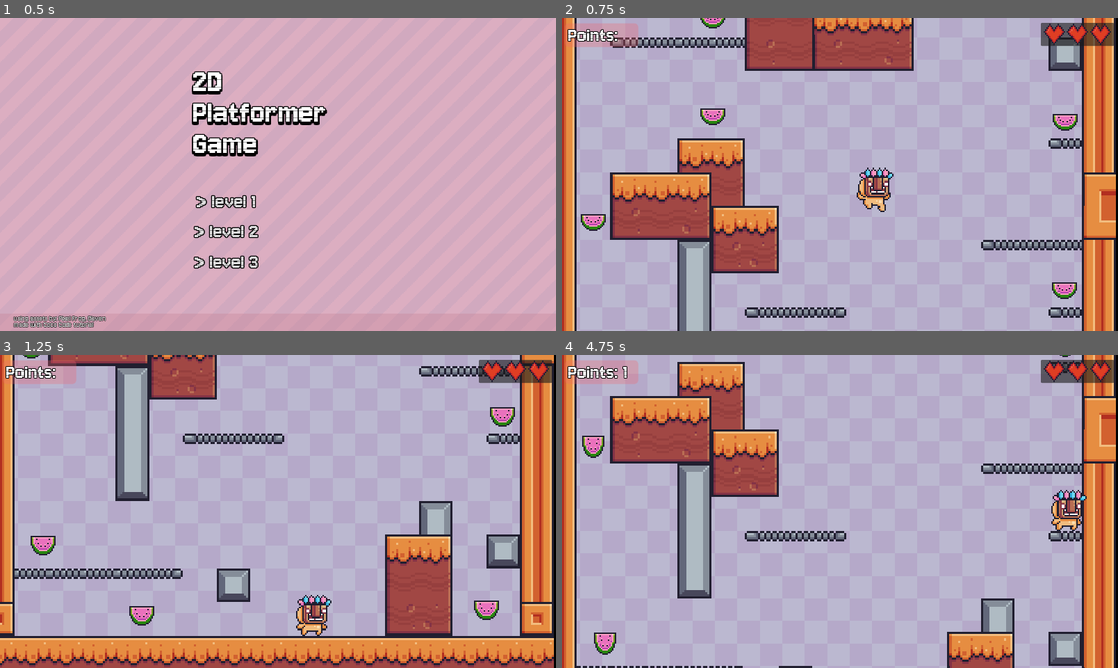
Above: before the commit, frames 1-4 (two rows, left to right).
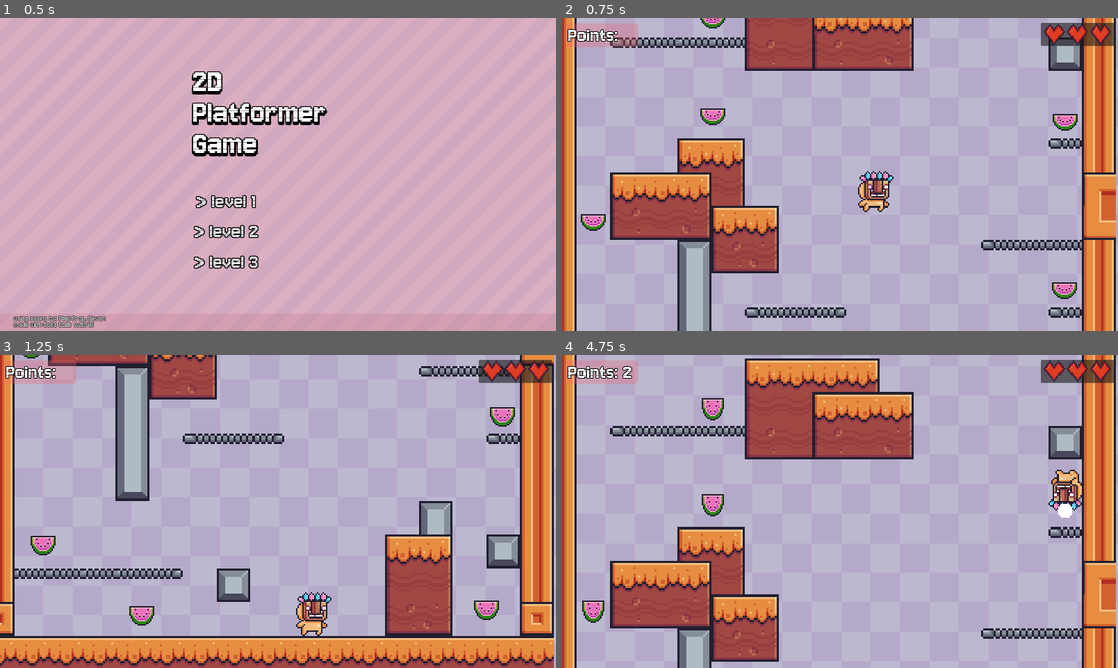
Above: after the commit, the same moments.

Repository: amok-s/2DPlatformerGame
Game: Godot game, scene res://scenes/main_menu.tscn
Two runs of this game, one before a commit and one after it. Both use one fixed random seed, a clock stepped at 60 frames per second and the inputs below. Sound files missing from this copy of the repository are replaced by a short silence.
Inputs:
- Up to frame 1 (0.5 s): no input
- Up to frame 2 (0.75 s): click "> level 3" at 0.5 s
- Up to frame 3 (1.25 s): no input
- Up to frame 4 (4.75 s): hold Right (right) 1.28-2.78 s; tap Space (jump) at 1.35, 1.52, 1.82, 2.1, 2.27, 2.57, 2.85, 3.6, 3.77, 4.07, 4.35, 4.52 s; hold Left (left) 2.78-3.53 s; hold Right (right) from 3.53 s (still down)

Frame 1 is identical in both runs. In frame 2, 0.8% of the frame differs, in the area x 53-100%, y 0-100%; in frame 3, 0.8%; in frame 4, 35%, in the area x 2-100%, y 0-100%.

Commit message:
Double jump, parallax and more
- added double jump and animations for it
- organized project files
- added mushroom hit animation
- added parallax background for level 1 and level 3

Diff:
--- a/scenes/collectable.gd
+++ b/scenes/collectable.gd
@@ -9,7 +9,7 @@
 
 func _on_body_entered(body):
 	if (body.name == "CharacterBody2D"):
-		animated_sprite_2d.animation= "collected"
+		animated_sprite_2d.animation = "collected"
 		game_manager.add_point()
 		pick_up.play(0)
 		collision_shape_2d.queue_free()
--- a/scenes/levels/level1.tscn
+++ b/scenes/levels/level1.tscn
@@ -66,14 +66,17 @@
 17:0/0/physics_layer_0/linear_velocity = Vector2(0, 0)
 17:0/0/physics_layer_0/angular_velocity = 0.0
 17:0/0/physics_layer_0/polygon_0/points = PackedVector2Array(-8, -2.5, -8, -8, 8, -8, 8, -2.625)
+17:0/0/physics_layer_0/polygon_0/one_way = true
 18:0/0 = 0
 18:0/0/physics_layer_0/linear_velocity = Vector2(0, 0)
 18:0/0/physics_layer_0/angular_velocity = 0.0
 18:0/0/physics_layer_0/polygon_0/points = PackedVector2Array(-8, -2.5, -8, -8, 8, -8, 8, -2.625)
+18:0/0/physics_layer_0/polygon_0/one_way = true
 19:0/0 = 0
 19:0/0/physics_layer_0/linear_velocity = Vector2(0, 0)
 19:0/0/physics_layer_0/angular_velocity = 0.0
 19:0/0/physics_layer_0/polygon_0/points = PackedVector2Array(-8, -2.5, -8, -8, 8, -8, 8, -2.625)
+19:0/0/physics_layer_0/polygon_0/one_way = true
 0:1/0 = 0
 0:1/0/physics_layer_0/linear_velocity = Vector2(0, 0)
 0:1/0/physics_layer_0/angular_velocity = 0.0
@@ -125,14 +128,17 @@
 17:1/0/physics_layer_0/linear_velocity = Vector2(0, 0)
 17:1/0/physics_layer_0/angular_velocity = 0.0
 17:1/0/physics_layer_0/polygon_0/points = PackedVector2Array(-8, -2.5, -8, -8, 8, -8, 8, -2.625)
+17:1/0/physics_layer_0/polygon_0/one_way = true
 18:1/0 = 0
 18:1/0/physics_layer_0/linear_velocity = Vector2(0, 0)
 18:1/0/physics_layer_0/angular_velocity = 0.0
 18:1/0/physics_layer_0/polygon_0/points = PackedVector2Array(-8, -2.5, -8, -8, 8, -8, 8, -2.625)
+18:1/0/physics_layer_0/polygon_0/one_way = true
 19:1/0 = 0
 19:1/0/physics_layer_0/linear_velocity = Vector2(0, 0)
 19:1/0/physics_layer_0/angular_velocity = 0.0
-19:1/0/physics_layer_0/polygon_0/points = PackedVector2Array(-8, -2.5, -8, -8, 8, -8, 8, -2.625)
+19:1/0/physics_layer_0/polygon_0/points = PackedVector2Array(-8, -8, 8, -8, 8, -3, -8, -3)
+19:1/0/physics_layer_0/polygon_0/one_way = true
 0:2/0 = 0
 0:2/0/physics_layer_0/linear_velocity = Vector2(0, 0)
 0:2/0/physics_layer_0/angular_velocity = 0.0
@@ -501,11 +507,12 @@
 [node name="GameManager" type="Node" parent="." node_paths=PackedStringArray("hearts")]
 unique_name_in_owner = true
 script = ExtResource("1_wryh3")
-hearts = [NodePath("../UI/HeartsPanel/HBoxContainer/Heart"), NodePath("../UI/HeartsPanel/HBoxContainer/Heart2"), NodePath("../UI/HeartsPanel/HBoxContainer/Heart3")]
+hearts = [NodePath("../UI/CoinsPanel/HeartsPanel/HBoxContainer/Heart"), NodePath("../UI/CoinsPanel/HeartsPanel/HBoxContainer/Heart2"), NodePath("../UI/CoinsPanel/HeartsPanel/HBoxContainer/Heart3")]
 
 [node name="Scene Objects" type="Node" parent="."]
 
 [node name="Background" type="TextureRect" parent="Scene Objects"]
+visible = false
 texture_filter = 1
 anchors_preset = 15
 anchor_right = 1.0
@@ -536,6 +543,10 @@
 limit_bottom = 672
 position_smoothing_enabled = true
 position_smoothing_speed = 6.0
+drag_horizontal_enabled = true
+drag_vertical_enabled = true
+drag_horizontal_offset = 0.17
+drag_vertical_offset = -0.06
 
 [node name="Collectables group" type="Node" parent="Scene Objects"]
 
@@ -608,6 +619,19 @@
 
 [node name="MushroomEnemy4" parent="Scene Objects/Enemies group" instance=ExtResource("8_r8qe0")]
 position = Vector2(1436, -146)
+
+[node name="ParallaxBackground" type="ParallaxBackground" parent="Scene Objects"]
+
+[node name="ParallaxLayer" type="ParallaxLayer" parent="Scene Objects/ParallaxBackground"]
+motion_scale = Vector2(0.8, 0.4)
+motion_mirroring = Vector2(1024, 1024)
+
+[node name="Sprite2D" type="Sprite2D" parent="Scene Objects/ParallaxBackground/ParallaxLayer"]
+texture_repeat = 2
+texture = ExtResource("2_0r8cn")
+centered = false
+region_enabled = true
+region_rect = Rect2(0, 0, 2048, 1024)
 
 [node name="UI" type="CanvasLayer" parent="."]
 
@@ -636,17 +660,15 @@
 text = "Points:"
 vertical_alignment = 1
 
-[node name="HeartsPanel" type="Panel" parent="UI"]
-anchors_preset = 1
-anchor_left = 1.0
-anchor_right = 1.0
-offset_left = -160.0
-offset_top = 10.0
-offset_right = -8.0
-offset_bottom = 58.0
-grow_horizontal = 0
-
-[node name="HBoxContainer" type="HBoxContainer" parent="UI/HeartsPanel"]
+[node name="HeartsPanel" type="Panel" parent="UI/CoinsPanel"]
+layout_mode = 0
+offset_left = 981.0
+offset_top = -5.0
+offset_right = 1133.0
+offset_bottom = 44.0
+theme_override_styles/panel = SubResource("StyleBoxFlat_pe8tn")
+
+[node name="HBoxContainer" type="HBoxContainer" parent="UI/CoinsPanel/HeartsPanel"]
 layout_mode = 1
 anchors_preset = 8
 anchor_left = 0.5
@@ -660,19 +682,19 @@
 grow_horizontal = 2
 grow_vertical = 2
 
-[node name="Heart" type="TextureRect" parent="UI/HeartsPanel/HBoxContainer"]
+[node name="Heart" type="TextureRect" parent="UI/CoinsPanel/HeartsPanel/HBoxContainer"]
 texture_filter = 1
 layout_mode = 2
 texture = ExtResource("9_axadg")
 expand_mode = 2
 
-[node name="Heart2" type="TextureRect" parent="UI/HeartsPanel/HBoxContainer"]
+[node name="Heart2" type="TextureRect" parent="UI/CoinsPanel/HeartsPanel/HBoxContainer"]
 texture_filter = 1
 layout_mode = 2
 texture = ExtResource("9_axadg")
 expand_mode = 2
 
-[node name="Heart3" type="TextureRect" parent="UI/HeartsPanel/HBoxContainer"]
+[node name="Heart3" type="TextureRect" parent="UI/CoinsPanel/HeartsPanel/HBoxContainer"]
 texture_filter = 1
 layout_mode = 2
 texture = ExtResource("9_axadg")
--- a/scenes/levels/level3.tscn
+++ b/scenes/levels/level3.tscn
@@ -176,14 +176,17 @@
 17:2/0/physics_layer_0/linear_velocity = Vector2(0, 0)
 17:2/0/physics_layer_0/angular_velocity = 0.0
 17:2/0/physics_layer_0/polygon_0/points = PackedVector2Array(-8, -8, 8, -8, 8, -3.125, -8, -3.125)
+17:2/0/physics_layer_0/polygon_0/one_way = true
 18:2/0 = 0
 18:2/0/physics_layer_0/linear_velocity = Vector2(0, 0)
 18:2/0/physics_layer_0/angular_velocity = 0.0
 18:2/0/physics_layer_0/polygon_0/points = PackedVector2Array(-8, -8, 8, -8, 8, -3.125, -8, -3.125)
+18:2/0/physics_layer_0/polygon_0/one_way = true
 19:2/0 = 0
 19:2/0/physics_layer_0/linear_velocity = Vector2(0, 0)
 19:2/0/physics_layer_0/angular_velocity = 0.0
 19:2/0/physics_layer_0/polygon_0/points = PackedVector2Array(-8, -8, 8, -8, 8, -3.125, -8, -3.125)
+19:2/0/physics_layer_0/polygon_0/one_way = true
 0:4/0 = 0
 0:4/0/physics_layer_0/linear_velocity = Vector2(0, 0)
 0:4/0/physics_layer_0/angular_velocity = 0.0
@@ -593,6 +596,7 @@
 [node name="Scene Objects" type="Node" parent="."]
 
 [node name="TextureRect" type="TextureRect" parent="Scene Objects"]
+visible = false
 texture_filter = 1
 anchors_preset = 15
 anchor_right = 1.0
@@ -705,6 +709,21 @@
 [node name="Finish" parent="Scene Objects" instance=ExtResource("6_v47ds")]
 position = Vector2(147, 25)
 target_level = ExtResource("7_thj5b")
+
+[node name="ParallaxBackground" type="ParallaxBackground" parent="Scene Objects"]
+
+[node name="ParallaxLayer" type="ParallaxLayer" parent="Scene Objects/ParallaxBackground"]
+motion_scale = Vector2(0.3, 0.4)
+motion_mirroring = Vector2(1024, 2048)
+
+[node name="Sprite2D" type="Sprite2D" parent="Scene Objects/ParallaxBackground/ParallaxLayer"]
+texture_repeat = 2
+position = Vector2(-450, -135)
+scale = Vector2(1.3125, 1.3125)
+texture = ExtResource("2_wxq7f")
+centered = false
+region_enabled = true
+region_rect = Rect2(0, 0, 1024, 2048)
 
 [node name="UI" type="CanvasLayer" parent="."]
 
--- a/scenes/main_character.gd
+++ b/scenes/main_character.gd
@@ -11,6 +11,8 @@
 
 # Get the gravity from the project settings to be synced with RigidBody nodes.
 var gravity = ProjectSettings.get_setting("physics/2d/default_gravity")
+var jump_count = 0
+var taking_damage = false
 
 func jump():
 	velocity.y = -550
@@ -19,24 +21,38 @@
 	velocity.y = -550
 	velocity.x = x
 
+
+
 func _physics_process(delta):
-	#Animations
-	if (velocity.x > 1 || velocity.x < -1):
-		sprite_2d.animation = "running"
-	else:
-		sprite_2d.animation = "default"
-	# Add the gravity.
+	#Gravity and animations
+	if is_on_floor():
+		jump_count = 0
+
+		if (velocity.x > 1 || velocity.x < -1):
+			sprite_2d.animation = "running"
+		else:
+			sprite_2d.animation = "default"
+
 	if not is_on_floor():
 		velocity.y += gravity * delta
-		if (velocity.y < 0):
+		# More animations(velocity.y < 0)
+		if (jump_count == 1):
 			sprite_2d.animation = "jumping"
-		else:
+		if (jump_count == 2):
+			sprite_2d.play("double_jumping")
+		if (velocity.y > 0) and (jump_count == 1):
 			sprite_2d.animation = "fall"
 
+
+
+
 	# Handle jump.
-	if Input.is_action_just_pressed("jump") and is_on_floor():
+	if Input.is_action_just_pressed("jump") and jump_count < 2:
 		velocity.y = JUMP_VELOCITY
 		jump_sound.play(0)
+		jump_count += 1
+
+
 
 	# As good practice, you should replace UI actions with custom gameplay actions.
 	var direction = Input.get_axis("left", "right")
--- a/scenes/main_character.tscn
+++ b/scenes/main_character.tscn
@@ -1,110 +1,164 @@
-[gd_scene load_steps=34 format=3 uid="uid://brnrrjstww3s4"]
+[gd_scene load_steps=49 format=3 uid="uid://brnrrjstww3s4"]
 
 [ext_resource type="Script" path="res://scenes/main_character.gd" id="1_nvhje"]
-[ext_resource type="Texture2D" uid="uid://c52so222ka0yj" path="res://assets/Idle (32x32).png" id="2_0f1ue"]
-[ext_resource type="Texture2D" uid="uid://m31cirilyjw8" path="res://assets/Fall (32x32).png" id="3_ht5rm"]
-[ext_resource type="Texture2D" uid="uid://dit4bqa0tm1ur" path="res://assets/Jump (32x32).png" id="4_m0l8r"]
-[ext_resource type="Texture2D" uid="uid://62py5vgap5qa" path="res://assets/Run (32x32).png" id="5_qni8l"]
+[ext_resource type="Texture2D" uid="uid://c52so222ka0yj" path="res://assets/MainCharacter/Idle (32x32).png" id="2_o2har"]
+[ext_resource type="Texture2D" uid="uid://dvrxwcty3e55i" path="res://assets/MainCharacter/Double Jump (32x32).png" id="3_eyb0v"]
+[ext_resource type="Texture2D" uid="uid://m31cirilyjw8" path="res://assets/MainCharacter/Fall (32x32).png" id="3_t1hj8"]
+[ext_resource type="Texture2D" uid="uid://dit4bqa0tm1ur" path="res://assets/MainCharacter/Jump (32x32).png" id="4_18mus"]
+[ext_resource type="Texture2D" uid="uid://5qbud7u2tixs" path="res://assets/MainCharacter/Hit (32x32).png" id="5_4042q"]
+[ext_resource type="Texture2D" uid="uid://62py5vgap5qa" path="res://assets/MainCharacter/Run (32x32).png" id="5_kivnf"]
 [ext_resource type="AudioStream" uid="uid://dan582oirr1yg" path="res://assets/sounds/jump.mp3" id="6_1k6s1"]
 
 [sub_resource type="AtlasTexture" id="AtlasTexture_teqvp"]
-atlas = ExtResource("2_0f1ue")
+atlas = ExtResource("2_o2har")
 region = Rect2(0, 0, 32, 32)
 
 [sub_resource type="AtlasTexture" id="AtlasTexture_xi7td"]
-atlas = ExtResource("2_0f1ue")
+atlas = ExtResource("2_o2har")
 region = Rect2(32, 0, 32, 32)
 
 [sub_resource type="AtlasTexture" id="AtlasTexture_4w7tl"]
-atlas = ExtResource("2_0f1ue")
+atlas = ExtResource("2_o2har")
 region = Rect2(64, 0, 32, 32)
 
 [sub_resource type="AtlasTexture" id="AtlasTexture_j5hiu"]
-atlas = ExtResource("2_0f1ue")
+atlas = ExtResource("2_o2har")
 region = Rect2(96, 0, 32, 32)
 
 [sub_resource type="AtlasTexture" id="AtlasTexture_mtk82"]
-atlas = ExtResource("2_0f1ue")
+atlas = ExtResource("2_o2har")
 region = Rect2(128, 0, 32, 32)
 
 [sub_resource type="AtlasTexture" id="AtlasTexture_l43rj"]
-atlas = ExtResource("2_0f1ue")
+atlas = ExtResource("2_o2har")
 region = Rect2(160, 0, 32, 32)
 
 [sub_resource type="AtlasTexture" id="AtlasTexture_vbnvc"]
-atlas = ExtResource("2_0f1ue")
+atlas = ExtResource("2_o2har")
 region = Rect2(192, 0, 32, 32)
 
 [sub_resource type="AtlasTexture" id="AtlasTexture_xsfqq"]
-atlas = ExtResource("2_0f1ue")
+atlas = ExtResource("2_o2har")
 region = Rect2(224, 0, 32, 32)
 
 [sub_resource type="AtlasTexture" id="AtlasTexture_so8yd"]
-atlas = ExtResource("2_0f1ue")
+atlas = ExtResource("2_o2har")
 region = Rect2(256, 0, 32, 32)
 
 [sub_resource type="AtlasTexture" id="AtlasTexture_f60cp"]
-atlas = ExtResource("2_0f1ue")
+atlas = ExtResource("2_o2har")
 region = Rect2(288, 0, 32, 32)
 
 [sub_resource type="AtlasTexture" id="AtlasTexture_s06pg"]
-atlas = ExtResource("2_0f1ue")
+atlas = ExtResource("2_o2har")
 region = Rect2(320, 0, 32, 32)
 
+[sub_resource type="AtlasTexture" id="AtlasTexture_7rsbr"]
+atlas = ExtResource("3_eyb0v")
+region = Rect2(0, 0, 32, 32)
+
+[sub_resource type="AtlasTexture" id="AtlasTexture_e2der"]
+atlas = ExtResource("3_eyb0v")
+region = Rect2(32, 0, 32, 32)
+
+[sub_resource type="AtlasTexture" id="AtlasTexture_p0sjt"]
+atlas = ExtResource("3_eyb0v")
+region = Rect2(64, 0, 32, 32)
+
+[sub_resource type="AtlasTexture" id="AtlasTexture_8r24e"]
+atlas = ExtResource("3_eyb0v")
+region = Rect2(96, 0, 32, 32)
+
+[sub_resource type="AtlasTexture" id="AtlasTexture_ab1h5"]
+atlas = ExtResource("3_eyb0v")
+region = Rect2(128, 0, 32, 32)
+
+[sub_resource type="AtlasTexture" id="AtlasTexture_u7bpm"]
+atlas = ExtResource("3_eyb0v")
+region = Rect2(160, 0, 32, 32)
+
 [sub_resource type="AtlasTexture" id="AtlasTexture_spoqq"]
-atlas = ExtResource("3_ht5rm")
-region = Rect2(0, 0, 32, 32)
+atlas = ExtResource("3_t1hj8")
+region = Rect2(0, 0, 32, 32)
+
+[sub_resource type="AtlasTexture" id="AtlasTexture_y2blf"]
+atlas = ExtResource("5_4042q")
+region = Rect2(0, 0, 32, 32)
+
+[sub_resource type="AtlasTexture" id="AtlasTexture_px1br"]
+atlas = ExtResource("5_4042q")
+region = Rect2(32, 0, 32, 32)
+
+[sub_resource type="AtlasTexture" id="AtlasTexture_fl0ch"]
+atlas = ExtResource("5_4042q")
+region = Rect2(64, 0, 32, 32)
+
+[sub_resource type="AtlasTexture" id="AtlasTexture_yc5yt"]
+atlas = ExtResource("5_4042q")
+region = Rect2(96, 0, 32, 32)
+
+[sub_resource type="AtlasTexture" id="AtlasTexture_7rkm5"]
+atlas = ExtResource("5_4042q")
+region = Rect2(128, 0, 32, 32)
+
+[sub_resource type="AtlasTexture" id="AtlasTexture_8kgah"]
+atlas = ExtResource("5_4042q")
+region = Rect2(160, 0, 32, 32)
+
+[sub_resource type="AtlasTexture" id="AtlasTexture_k7opm"]
+atlas = ExtResource("5_4042q")
+region = Rect2(192, 0, 32, 32)
 
 [sub_resource type="AtlasTexture" id="AtlasTexture_kkysr"]
-atlas = ExtResource("4_m0l8r")
+atlas = ExtResource("4_18mus")
 region = Rect2(0, 0, 32, 32)
 
 [sub_resource type="AtlasTexture" id="AtlasTexture_t0rt0"]
-atlas = ExtResource("5_qni8l")
+atlas = ExtResource("5_kivnf")
 region = Rect2(0, 0, 32, 32)
 
 [sub_resource type="AtlasTexture" id="AtlasTexture_chq76"]
-atlas = ExtResource("5_qni8l")
+atlas = ExtResource("5_kivnf")
 region = Rect2(32, 0, 32, 32)
 
 [sub_resource type="AtlasTexture" id="AtlasTexture_tdl8u"]
-atlas = ExtResource("5_qni8l")
+atlas = ExtResource("5_kivnf")
 region = Rect2(64, 0, 32, 32)
 
 [sub_resource type="AtlasTexture" id="AtlasTexture_5bpry"]
-atlas = ExtResource("5_qni8l")
+atlas = ExtResource("5_kivnf")
 region = Rect2(96, 0, 32, 32)
 
 [sub_resource type="AtlasTexture" id="AtlasTexture_46jo7"]
-atlas = ExtResource("5_qni8l")
+atlas = ExtResource("5_kivnf")
 region = Rect2(128, 0, 32, 32)
 
 [sub_resource type="AtlasTexture" id="AtlasTexture_ejbvf"]
-atlas = ExtResource("5_qni8l")
+atlas = ExtResource("5_kivnf")
 region = Rect2(160, 0, 32, 32)
 
 [sub_resource type="AtlasTexture" id="AtlasTexture_3b411"]
-atlas = ExtResource("5_qni8l")
+atlas = ExtResource("5_kivnf")
 region = Rect2(192, 0, 32, 32)
 
 [sub_resource type="AtlasTexture" id="AtlasTexture_yubo7"]
-atlas = ExtResource("5_qni8l")
+atlas = ExtResource("5_kivnf")
 region = Rect2(224, 0, 32, 32)
 
 [sub_resource type="AtlasTexture" id="AtlasTexture_svpd0"]
-atlas = ExtResource("5_qni8l")
+atlas = ExtResource("5_kivnf")
 region = Rect2(256, 0, 32, 32)
 
 [sub_resource type="AtlasTexture" id="AtlasTexture_1kesp"]
-atlas = ExtResource("5_qni8l")
+atlas = ExtResource("5_kivnf")
 region = Rect2(288, 0, 32, 32)
 
 [sub_resource type="AtlasTexture" id="AtlasTexture_2ebny"]
-atlas = ExtResource("5_qni8l")
+atlas = ExtResource("5_kivnf")
 region = Rect2(320, 0, 32, 32)
 
 [sub_resource type="AtlasTexture" id="AtlasTexture_fff8e"]
-atlas = ExtResource("5_qni8l")
+atlas = ExtResource("5_kivnf")
 region = Rect2(352, 0, 32, 32)
 
 [sub_resource type="SpriteFrames" id="SpriteFrames_jacn6"]
@@ -149,11 +203,60 @@
 }, {
 "frames": [{
 "duration": 1.0,
+"texture": SubResource("AtlasTexture_7rsbr")
+}, {
+"duration": 1.0,
+"texture": SubResource("AtlasTexture_e2der")
+}, {
+"duration": 1.0,
+"texture": SubResource("AtlasTexture_p0sjt")
+}, {
+"duration": 1.0,
+"texture": SubResource("AtlasTexture_8r24e")
+}, {
+"duration": 1.0,
+"texture": SubResource("AtlasTexture_ab1h5")
+}, {
+"duration": 1.0,
+"texture": SubResource("AtlasTexture_u7bpm")
+}],
+"loop": false,
+"name": &"double_jumping",
+"speed": 15.0
+}, {
+"frames": [{
+"duration": 1.0,
 "texture": SubResource("AtlasTexture_spoqq")
 }],
 "loop": true,
 "name": &"fall",
 "speed": 5.0
+}, {
+"frames": [{
+"duration": 1.0,
+"texture": SubResource("AtlasTexture_y2blf")
+}, {
+"duration": 1.0,
+"texture": SubResource("AtlasTexture_px1br")
+}, {
+"duration": 1.0,
+"texture": SubResource("AtlasTexture_fl0ch")
+}, {
+"duration": 1.0,
+"texture": SubResource("AtlasTexture_yc5yt")
+}, {
+"duration": 1.0,
+"texture": SubResource("AtlasTexture_7rkm5")
+}, {
+"duration": 1.0,
+"texture": SubResource("AtlasTexture_8kgah")
+}, {
+"duration": 1.0,
+"texture": SubResource("AtlasTexture_k7opm")
+}],
+"loop": true,
+"name": &"hit",
+"speed": 12.0
 }, {
 "frames": [{
 "duration": 1.0,
@@ -216,6 +319,7 @@
 position = Vector2(58, 144)
 scale = Vector2(2.09375, 2.09375)
 sprite_frames = SubResource("SpriteFrames_jacn6")
+animation = &"hit"
 autoplay = "default"
 
 [node name="CollisionShape2D" type="CollisionShape2D" parent="."]
--- a/scenes/mushroom_enemy.gd
+++ b/scenes/mushroom_enemy.gd
@@ -1,5 +1,7 @@
 extends RigidBody2D
 @onready var game_manager = %GameManager
+@onready var animated_sprite_2d = $AnimatedSprite2D
+
 
 # Called when the node enters the scene tree for the first time.
 func _ready():
@@ -11,19 +13,25 @@
 	pass
 
 
+
 func _on_area_2d_body_entered(body):
 	if (body.name == "CharacterBody2D"):
 		var y_delta = position.y - body.position.y
 		var x_delta = body.position.x - position.x
 		if (y_delta > -247):
+			print (y_delta)
 			print ("Destroy enemy")
+			body.jump()
+			animated_sprite_2d.play("hit")
+			await get_tree().create_timer(0.35).timeout
 			queue_free()
-			body.jump()
 		else:
 			print ("Decrease player health")
 			game_manager.decrease_health()
 			print (x_delta)
-			if (x_delta < 550):
+			if (x_delta < 600): #if player touch enemy from the left
+				print ("w lewo")
+				body.jump_side(-500)
+			else: #approaching ftom the right
+				print ("w prawo")
 				body.jump_side(500)
-			else:
-				body.jump_side(-500)
--- a/scenes/mushroom_enemy.tscn
+++ b/scenes/mushroom_enemy.tscn
@@ -1,7 +1,28 @@
-[gd_scene load_steps=20 format=3 uid="uid://tsl01q3acwmc"]
+[gd_scene load_steps=26 format=3 uid="uid://tsl01q3acwmc"]
 
 [ext_resource type="Texture2D" uid="uid://dk3uogutcdk88" path="res://assets/Mushroom/Idle (32x32).png" id="1_ga28d"]
 [ext_resource type="Script" path="res://scenes/mushroom_enemy.gd" id="1_rq5co"]
+[ext_resource type="Texture2D" uid="uid://s4ar6ipcmify" path="res://assets/Mushroom/Hit.png" id="2_3awl1"]
+
+[sub_resource type="AtlasTexture" id="AtlasTexture_ms4sq"]
+atlas = ExtResource("2_3awl1")
+region = Rect2(128, 0, 32, 32)
+
+[sub_resource type="AtlasTexture" id="AtlasTexture_lxs1n"]
+atlas = ExtResource("2_3awl1")
+region = Rect2(96, 0, 32, 32)
+
+[sub_resource type="AtlasTexture" id="AtlasTexture_dyedd"]
+atlas = ExtResource("2_3awl1")
+region = Rect2(64, 0, 32, 32)
+
+[sub_resource type="AtlasTexture" id="AtlasTexture_ardjg"]
+atlas = ExtResource("2_3awl1")
+region = Rect2(32, 0, 32, 32)
+
+[sub_resource type="AtlasTexture" id="AtlasTexture_ktiyr"]
+atlas = ExtResource("2_3awl1")
+region = Rect2(0, 0, 32, 32)
 
 [sub_resource type="AtlasTexture" id="AtlasTexture_wpuia"]
 atlas = ExtResource("1_ga28d")
@@ -63,6 +84,26 @@
 animations = [{
 "frames": [{
 "duration": 1.0,
+"texture": SubResource("AtlasTexture_ms4sq")
+}, {
+"duration": 1.0,
+"texture": SubResource("AtlasTexture_lxs1n")
+}, {
+"duration": 1.0,
+"texture": SubResource("AtlasTexture_dyedd")
+}, {
+"duration": 1.0,
+"texture": SubResource("AtlasTexture_ardjg")
+}, {
+"duration": 1.0,
+"texture": SubResource("AtlasTexture_ktiyr")
+}],
+"loop": true,
+"name": &"hit",
+"speed": 12.0
+}, {
+"frames": [{
+"duration": 1.0,
 "texture": SubResource("AtlasTexture_wpuia")
 }, {
 "duration": 1.0,
@@ -106,7 +147,7 @@
 }],
 "loop": true,
 "name": &"idle",
-"speed": 12.0
+"speed": 15.0
 }]
 
 [sub_resource type="RectangleShape2D" id="RectangleShape2D_gh048"]
@@ -123,9 +164,9 @@
 position = Vector2(674.25, 433.75)
 scale = Vector2(2.92187, 2.92187)
 sprite_frames = SubResource("SpriteFrames_lbj60")
-animation = &"idle"
+animation = &"hit"
 autoplay = "idle"
-frame_progress = 0.981383
+frame_progress = 0.849816
 
 [node name="CollisionShape2D" type="CollisionShape2D" parent="."]
 position = Vector2(674.5, 452)
@@ -138,4 +179,5 @@
 position = Vector2(2.5, -1.5)
 shape = SubResource("RectangleShape2D_yo0e5")
 
+[connection signal="animation_finished" from="AnimatedSprite2D" to="." method="_on_animated_sprite_2d_animation_finished"]
 [connection signal="body_entered" from="Area2D" to="." method="_on_area_2d_body_entered"]
Binary file added: assets/MainCharacter/Double Jump (32x32).png
Not shown, added: assets/MainCharacter/Double Jump (32x32).png.import
Renamed: assets/Fall (32x32).png -> assets/MainCharacter/Fall (32x32).png
Not shown, changed: assets/MainCharacter/Fall (32x32).png.import
Binary file added: assets/MainCharacter/Hit (32x32).png
Not shown, changed: assets/MainCharacter/Hit (32x32).png.import
Renamed: assets/Idle (32x32).png -> assets/MainCharacter/Idle (32x32).png
Not shown, changed: assets/MainCharacter/Idle (32x32).png.import
Renamed: assets/Jump (32x32).png -> assets/MainCharacter/Jump (32x32).png
Not shown, changed: assets/MainCharacter/Jump (32x32).png.import
Renamed: assets/Run (32x32).png -> assets/MainCharacter/Run (32x32).png
Not shown, added: assets/MainCharacter/Run (32x32).png.import
